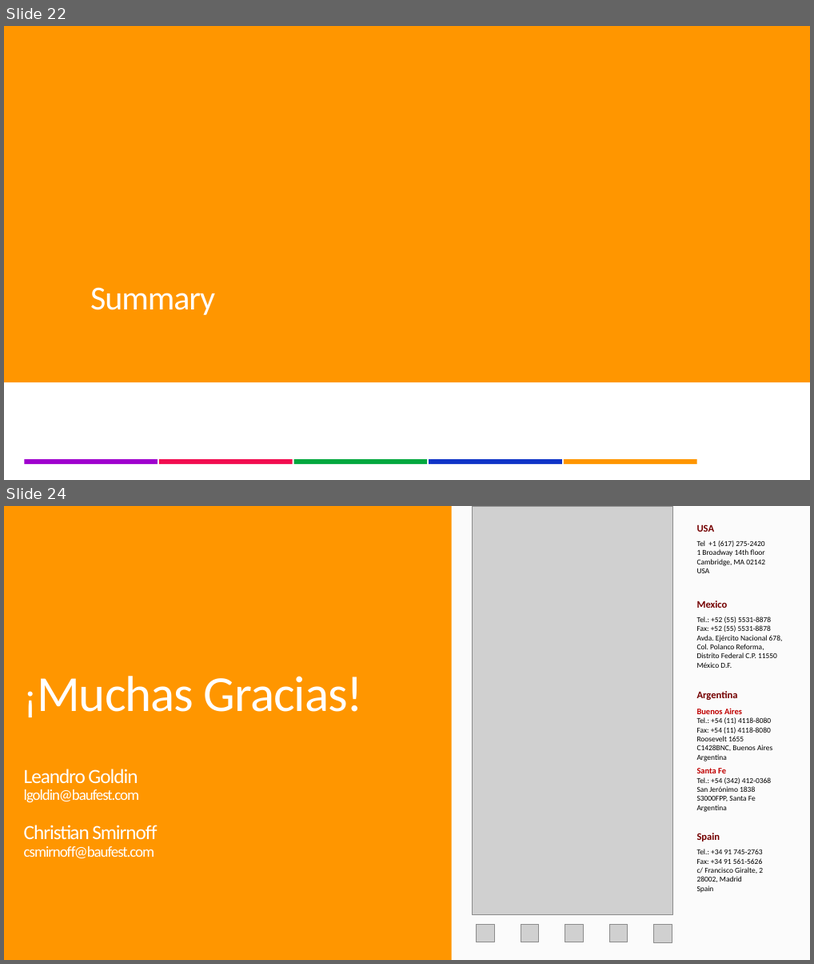
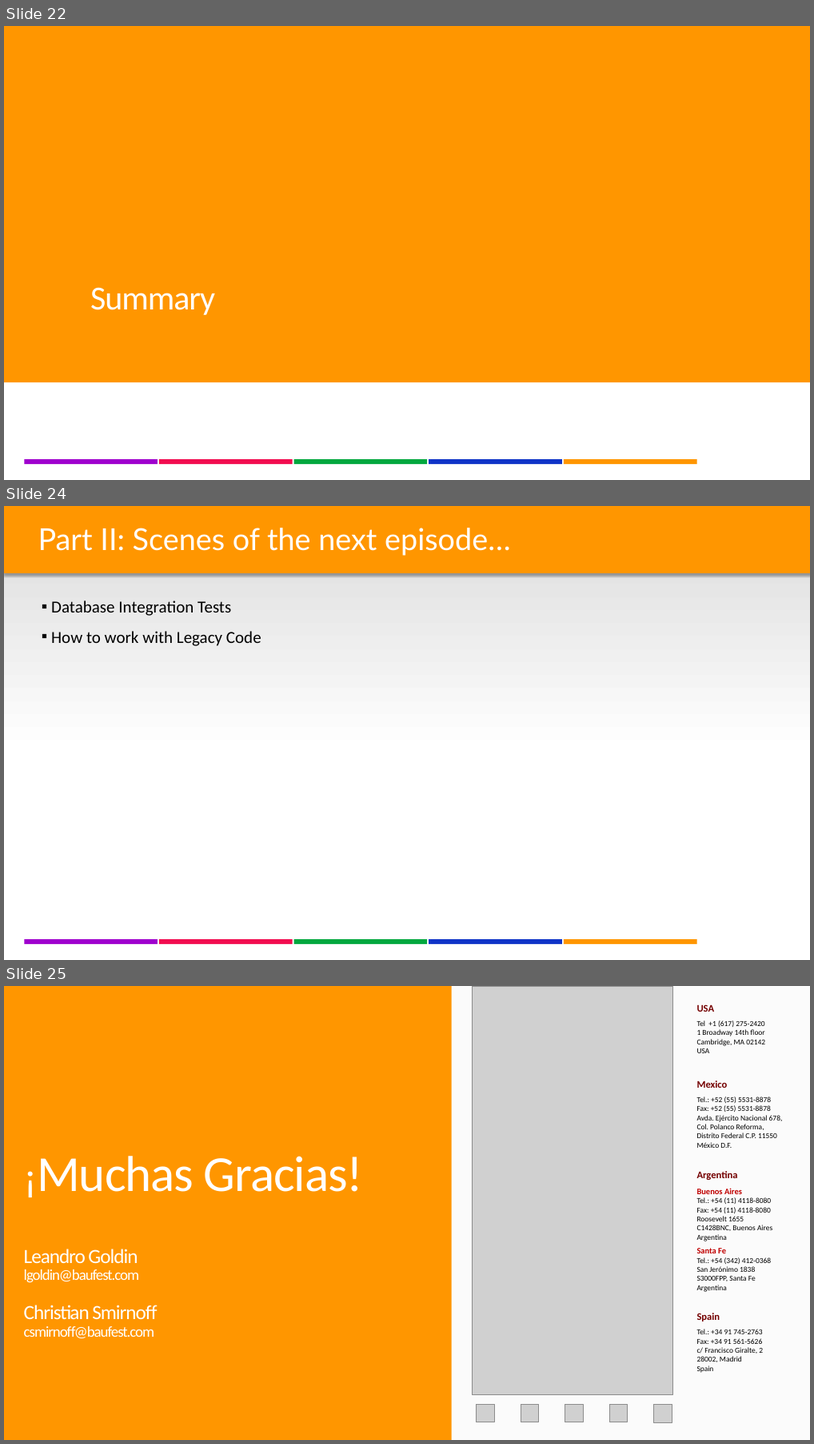
Before and after one commit to lgoldin/TestOrientedDevelopment, a slide deck: DesigningTestableApplications v2.pptx. Shown one above the other, each under a label of ours: slides 22 and 24 before the commit, slides 22, 24 and 25 after it; the slides between them are not shown. The pictures are 814x964 and 814x1444 pixels, drawn with LibreOffice and Linux fonts; fonts in the diff are those of the drawing; grey boxes stand for pictures; background and template pictures are left out. Boxes give left, top, right and bottom in pixels: in the first picture for what was removed or moved away, otherwise in the second. Text is boxed around its words. In the diff, an @@ line names an element or a change of style, - is before the commit and + after.

```diff
--- a/DesigningTestableApplications v2.pptx
+++ b/DesigningTestableApplications v2.pptx
@@ slide 24 added at [4, 506, 810, 960], background #FFFFFF; not listed: 6 template elements that a slide beside it also shows @@
@@ rectangle added at [4, 506, 810, 796], fill gradient #CB8CF4 to #D9D9D9 to #FFFFFF @@
@@ rectangle added at [4, 506, 810, 573], fill #FF9600 @@
@@ text added at [38, 528, 510, 556], 36 pt, text #FFFFFF @@
+Part II: Scenes of the next episode…
@@ text added at [51, 600, 262, 646], 20 pt, text #000000 @@
+  ▪ Database Integration Tests
+  ▪ How to work with Legacy Code
@@ what was slide 24 is now slide 25 @@
```
Also in this commit, not shown: 3 slides changed.
